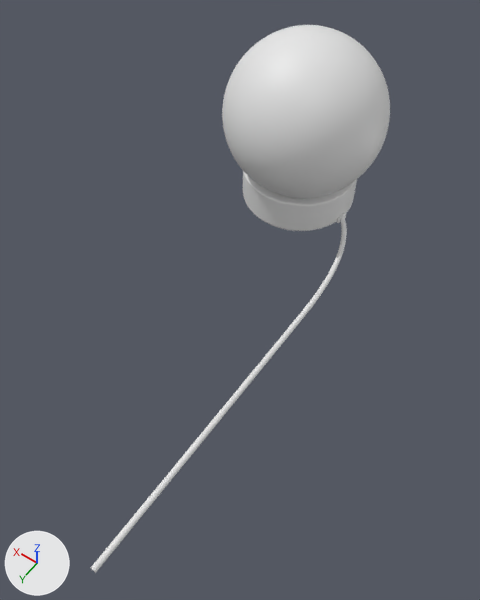
What one commit did to the glTF model spinoffs/barkhorn/companions/out-orb-table/render/earf-orb-table.glb.
Camera for both pictures: a camera (50 mm lens) standing at (-0.261, 0.474, 0.497) and looking at (-0.059, 0.192, 0.053). Every picture has the same lights, and +X, +Y and +Z are marked at lower left. The first picture is the older version. Where no turn or scale is listed for an object, it has been applied to the vertices.

The first picture shows 'base', 'cable', 'ring', 'shell-shell'.
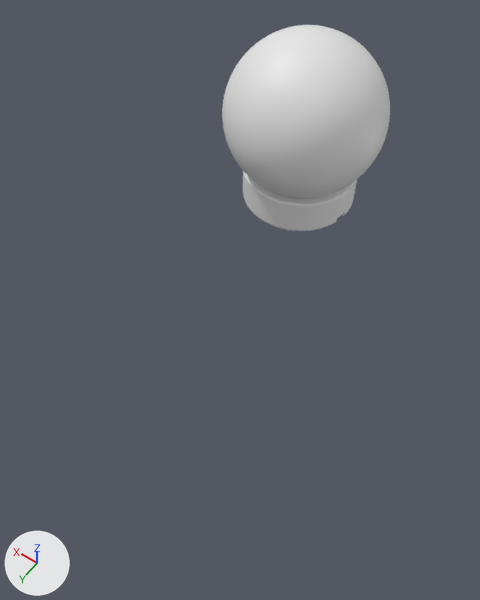
What changed in the scene script:
```text
Remove ob_cable:
    ob_cable = bpy.data.objects.new('cable', me_cable)
    ob_cable.location = (0.0, 0.0, 0.0)
```

Location of each change, [x1, y1, x2, y2] in pixels of the pictures (480 x 600 px):
'cable', deleted
    before: [91, 213, 347, 573]
